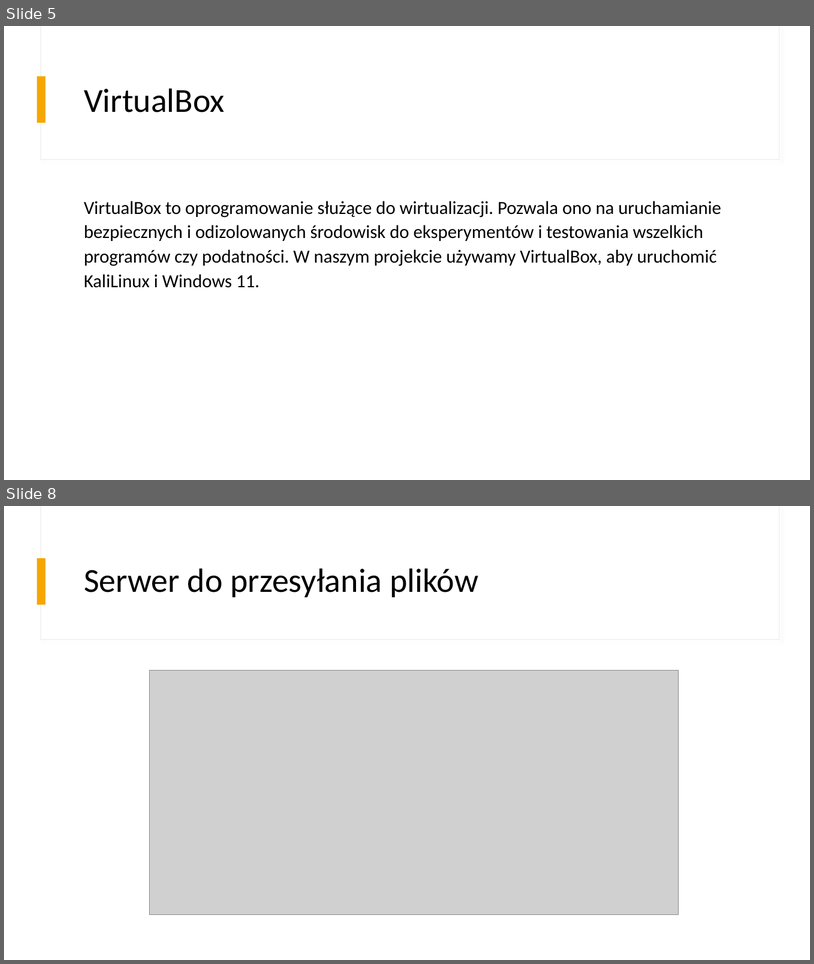
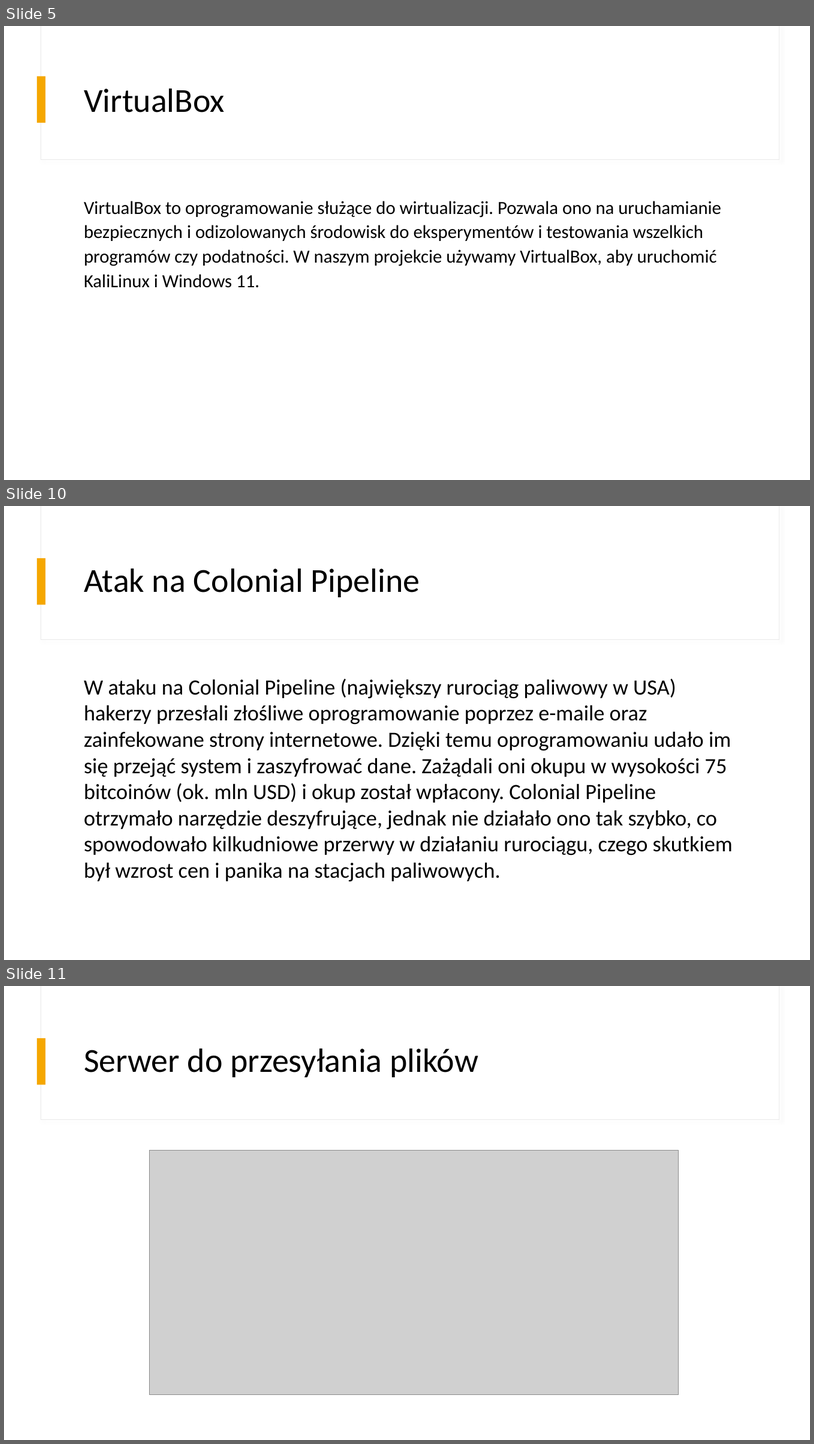
Before and after one commit to m-c-j/Podejrzane_pliki_kontra_serwis_do_przesylania_danych, a slide deck: BAIiM - Podejrzane pliki kontra serwis do przesyłania danych.pptx. Shown one above the other, each under a label of ours: slides 5 and 8 before the commit, slides 5, 10 and 11 after it; the slides between them are not shown. The pictures are 814x964 and 814x1444 pixels, drawn with LibreOffice and Linux fonts; fonts in the diff are those of the drawing; grey boxes stand for pictures. Boxes give left, top, right and bottom in pixels: in the first picture for what was removed or moved away, otherwise in the second. Text is boxed around its words. In the diff, an @@ line names an element or a change of style, - is before the commit and + after.

```diff
--- a/BAIiM - Podejrzane pliki kontra serwis do przesyłania danych.pptx
+++ b/BAIiM - Podejrzane pliki kontra serwis do przesyłania danych.pptx
@@ slide 10 added at [4, 506, 810, 960], background #FFFFFF; not listed: 3 template elements that a slide beside it also shows @@
@@ title added at [84, 568, 420, 597], 40 pt, text #000000 @@
+Atak na Colonial Pipeline
@@ text added at [84, 678, 733, 882], 25.9 pt, text #000000 @@
+W ataku na Colonial Pipeline (największy rurociąg paliwowy w USA) hakerzy przesłali złośliwe oprogramowanie poprzez e-maile oraz zainfekowane strony internetowe. Dzięki temu oprogramowaniu udało im się przejąć system i zaszyfrować dane. Zażądali oni okupu w wysokości 75 bitcoinów (ok. mln USD) i okup został wpłacony. Colonial Pipeline otrzymało narzędzie deszyfrujące, jednak nie działało ono tak szybko, co spowodowało kilkudniowe przerwy w działaniu rurociągu, czego skutkiem był wzrost cen i panika na stacjach paliwowych.
@@ what was slide 8 is now slide 11 @@
```
Also in this commit, not shown: 3 slides changed, 2 other slides added.
